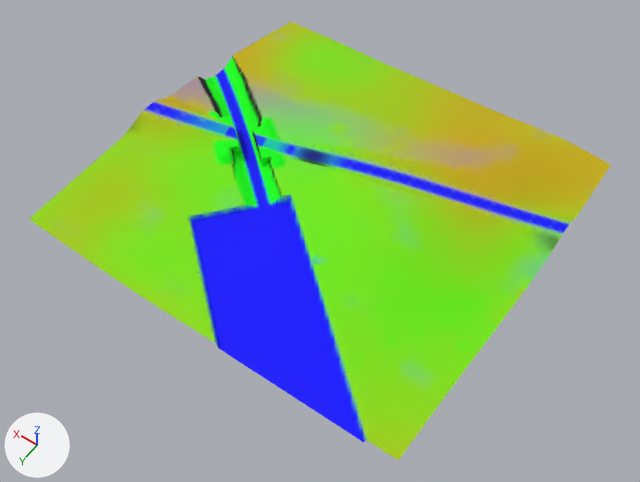
The glTF model games/yorimichi/assets/belmonte/meshes/SM_BM_BT_Terrain_5_2.glb: old version first, new version second.
One viewpoint serves both versions: a 50 mm camera at (181.0, 337.0, 407.0) aimed at (376.0, 65.0, -22.0). The lights are fixed; the arrows at lower left show +X, +Y and +Z. The older version comes first.

In view in the first picture: 'SM_BM_BT_Terrain_5_2'.
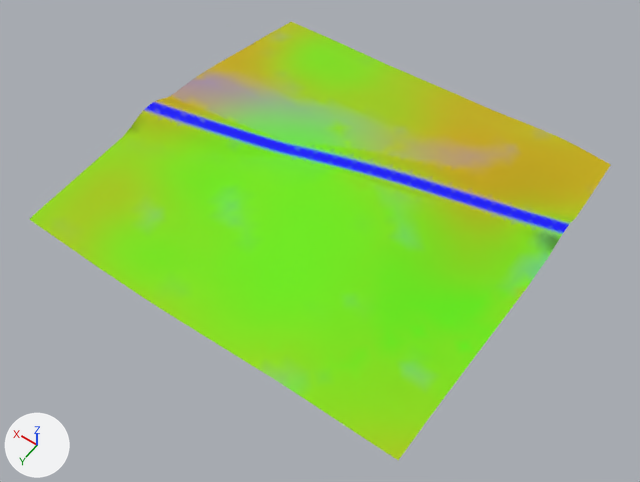
Edits to the scene script, one JSON object a line:
```json
{"block": "me_sm_bt_terrain_5_2", "where": "# used by ob_sm_bm_bt_terrain_5_2; location = (0.0, 0.0, 0.0)"}
{"op": "remove", "block": "me_sm_bt_terrain_5_2", "code": "me_sm_bt_terrain_5_2.from_pydata(...)  # 42240 vertices, 84235 faces; spans x 256.0..512.0, y -88.0..168.0, z -18.0..14.0"}
{"op": "add", "block": "me_sm_bt_terrain_5_2", "code": "me_sm_bt_terrain_5_2.from_pydata(...)  # 2283 vertices, 4421 faces; spans x 256.0..512.0, y -88.0..168.0, z -18.0..14.0"}
{"block": "me_sm_bt_terrain_5_2", "change": "me_sm_bt_terrain_5_2 part 1: 39 vertices moved within x 396.0..490.0, y 22.0..60.0, z 3.0..11.0; 40307 vertices removed from x 273.0..512.0, y -27.0..168.0, z -6.0..14.0; 350 vertices added at x 280.0..512.0, y -16.0..168.0, z -1.0..10.0"}
{"block": "me_sm_bt_terrain_5_2", "change": "me_sm_bt_terrain_5_2 part 2: 1 kept faces spanning x 352.0..360.0, y 88.0..96.0, z 2.0 get new vertex colours; the middle colour goes from green #63e163 to green #6eed00"}
```

Pixel boxes [x1, y1, x2, y2] of what changed, in the pictures (640 x 482 px):
```json
{"part": 1, "of": "me_sm_bt_terrain_5_2", "change": "built on", "before": [148, 53, 379, 442], "after": [176, 54, 371, 442]}
{"part": 2, "of": "me_sm_bt_terrain_5_2", "change": "recoloured", "before": [312, 254, 330, 263], "after": [312, 254, 330, 263]}
```
